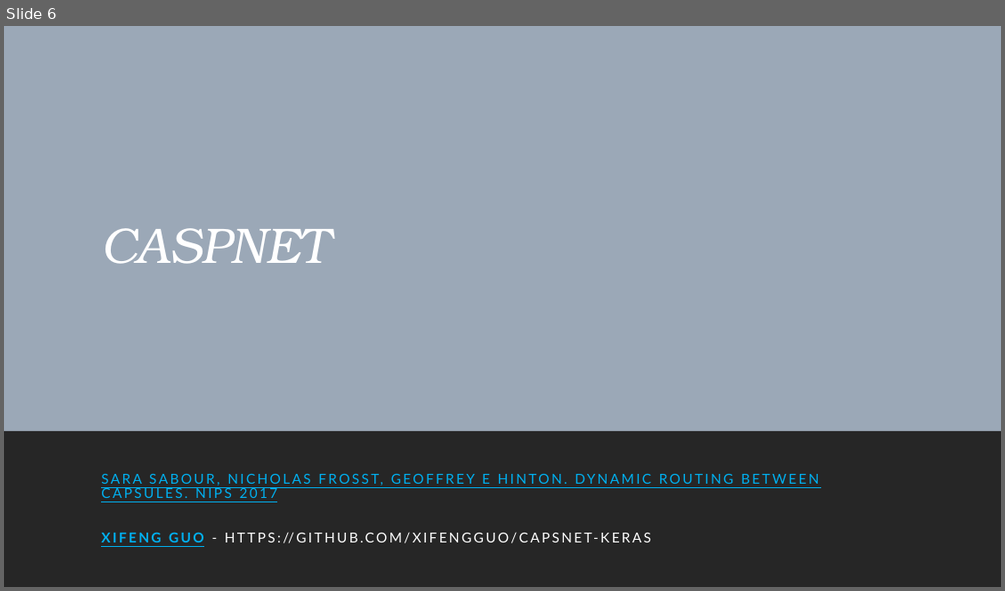
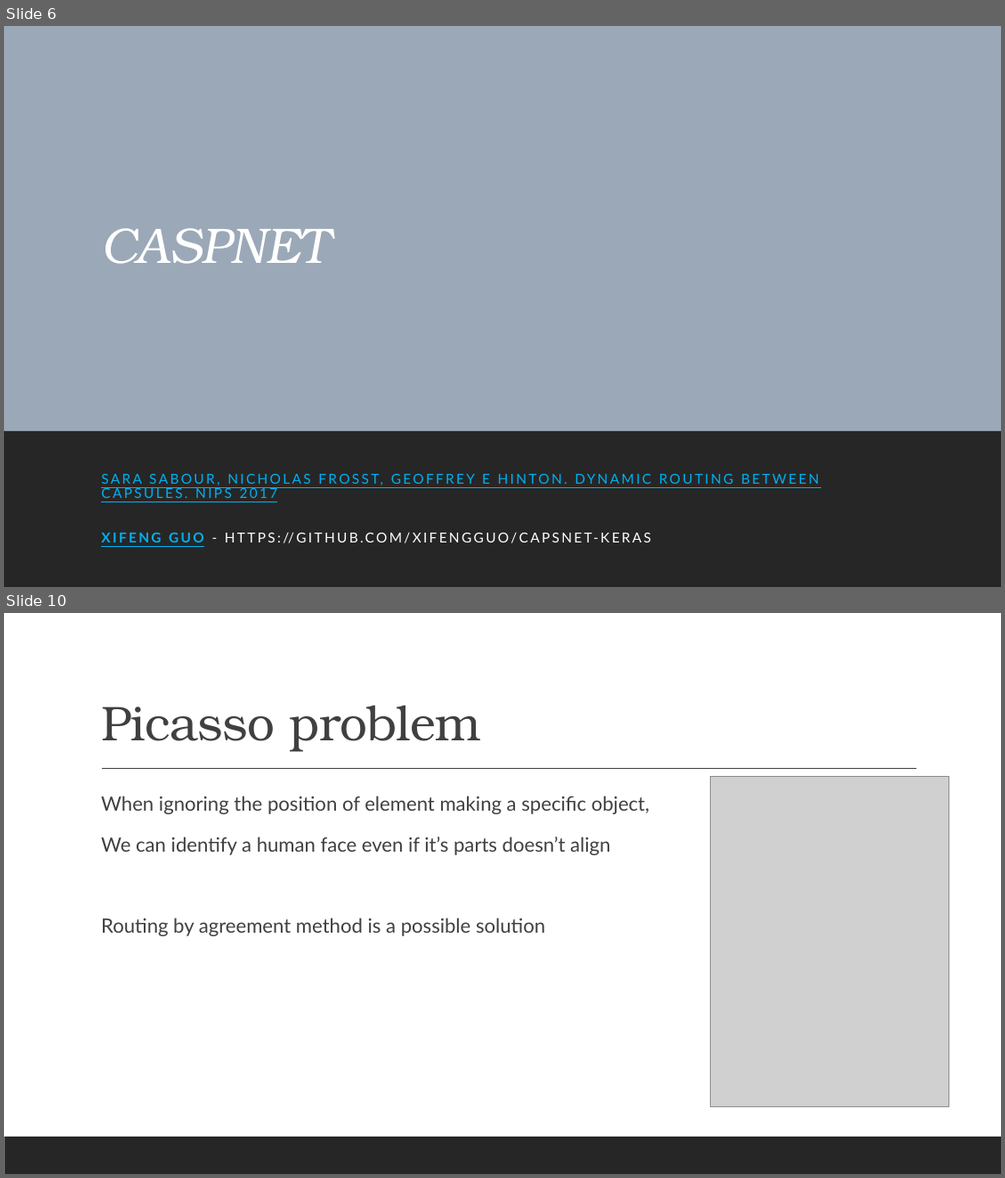
Before and after one commit to roniadmon/ML, a slide deck: Precipitation prediction.pptx. Shown one above the other, each under a label of ours: slide 6 before the commit, slides 6 and 10 after it; the slides between them are not shown. The pictures are 1005x591 and 1005x1178 pixels, drawn with LibreOffice and Linux fonts; fonts in the diff are those of the drawing; grey boxes stand for pictures. Boxes give left, top, right and bottom in pixels: in the first picture for what was removed or moved away, otherwise in the second. Text is boxed around its words. In the diff, an @@ line names an element or a change of style, - is before the commit and + after.

```diff
--- a/Precipitation prediction.pptx
+++ b/Precipitation prediction.pptx
@@ slide 10 added at <box>4,613,1001,1174</box>, background #FFFFFF; not listed: 1 template element that a slide beside it also shows @@
@@ title added at <box>101,705,482,752</box>, 47 pt, text #404040 @@
+Picasso problem
@@ line added from (102, 769) to (917, 769), #404040 1 pt @@
@@ text added at <box>101,795,649,936</box>, 19 pt, text #404040 @@
+  When ignoring the position of element making a specific object,
+  We can identify a human face even if it’s parts doesn’t align
+  Routing by agreement method is a possible solution
@@ picture added at <box>710,777,949,1107</box> @@
```
Also in this commit, not shown: 3 slides changed, 4 other slides added, 1 slide removed.
